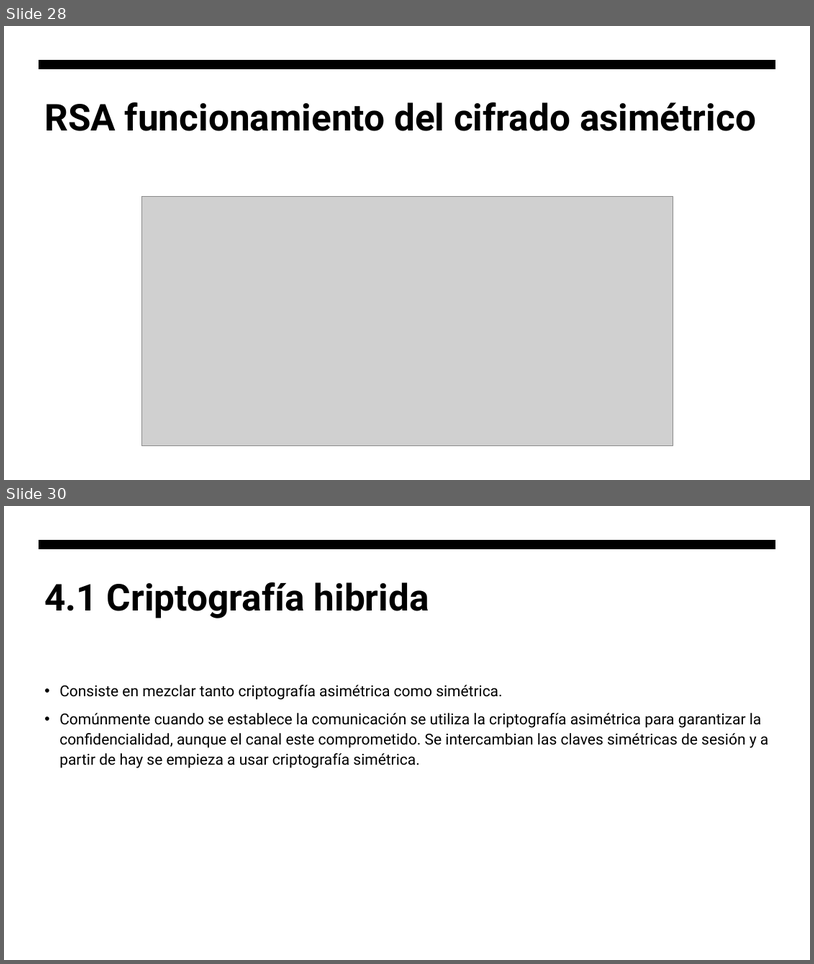
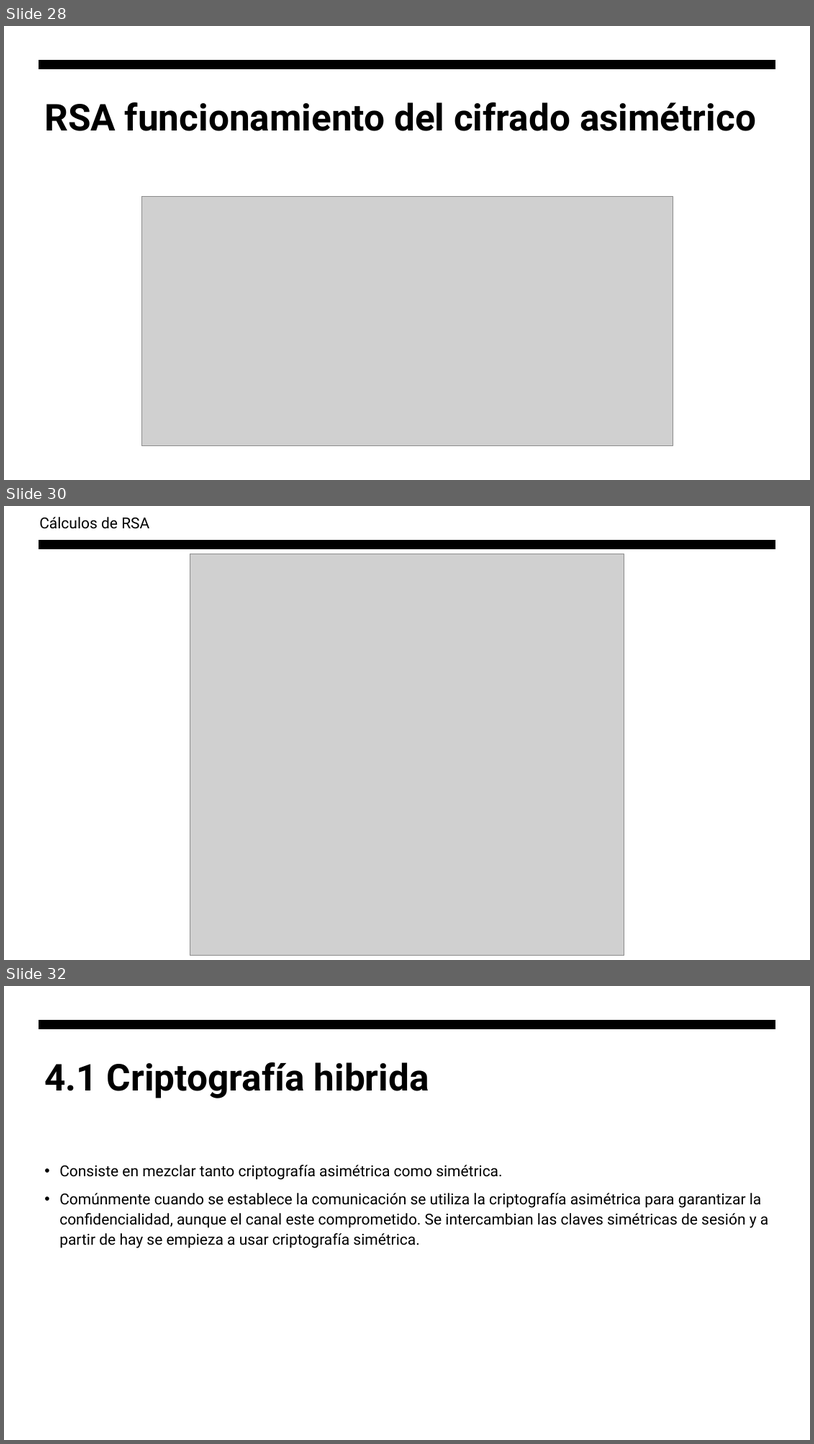
Before and after one commit to hombrefrustrado/criptografia-presentaci-n, a slide deck: criptografía teorica.pptx. Shown one above the other, each under a label of ours: slides 28 and 30 before the commit, slides 28, 30 and 32 after it; the slides between them are not shown. The pictures are 814x964 and 814x1444 pixels, drawn with LibreOffice and Linux fonts; fonts in the diff are those of the drawing; grey boxes stand for pictures. Boxes give left, top, right and bottom in pixels: in the first picture for what was removed or moved away, otherwise in the second. Text is boxed around its words. In the diff, an @@ line names an element or a change of style, - is before the commit and + after.

```diff
--- a/criptografía teorica.pptx
+++ b/criptografía teorica.pptx
@@ slide 30 added at [4,506,810,960], background #FFFFFF; not listed: 1 template element that a slide beside it also shows @@
@@ text added at [39,517,149,529], 18 pt, text #000000 @@
+Cálculos de RSA
@@ picture added at [190,554,625,955] @@
@@ what was slide 30 is now slide 32 @@
```
Also in this commit, not shown: 2 slides changed, 1 other slide added, 2 other files.
